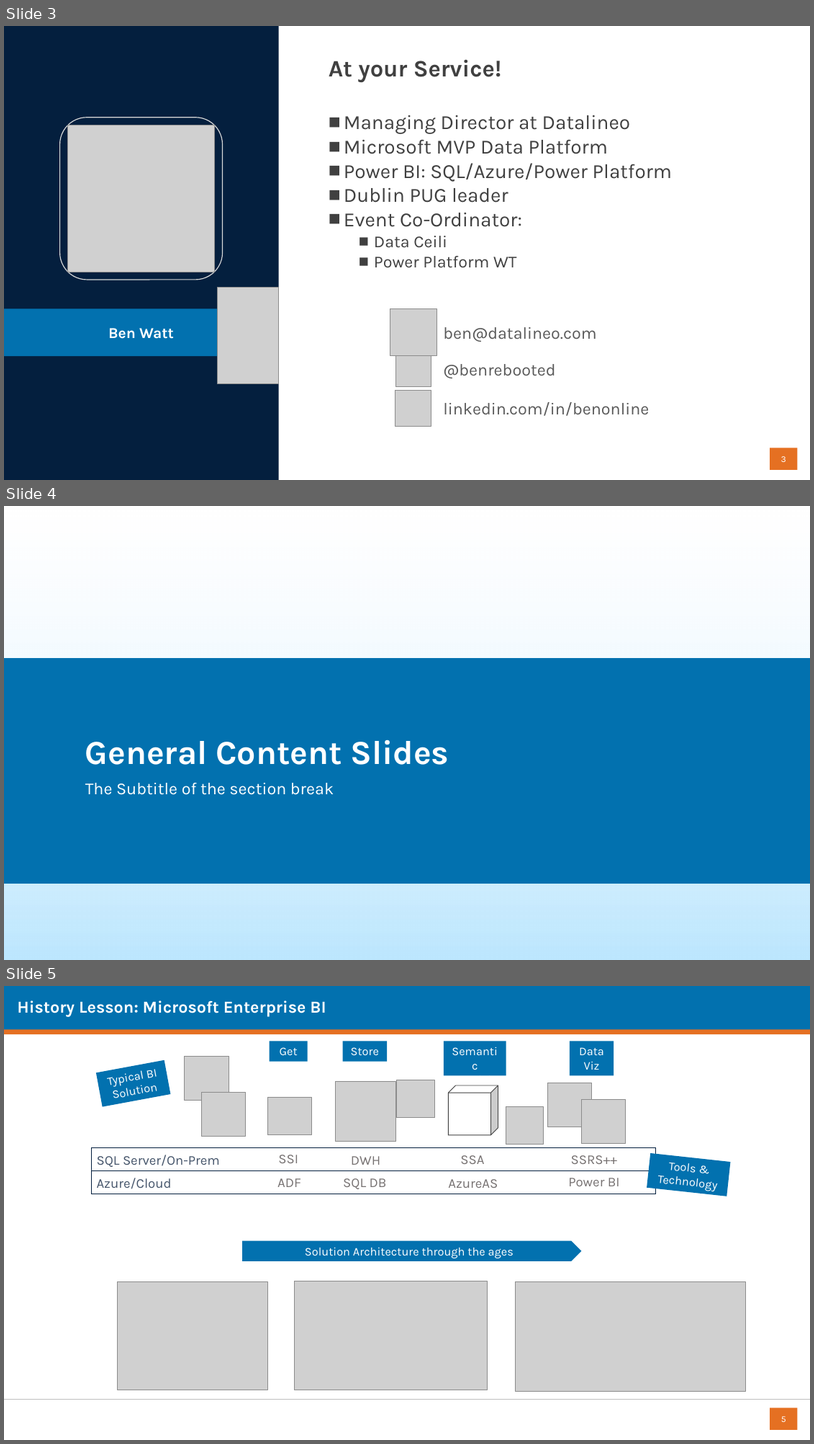
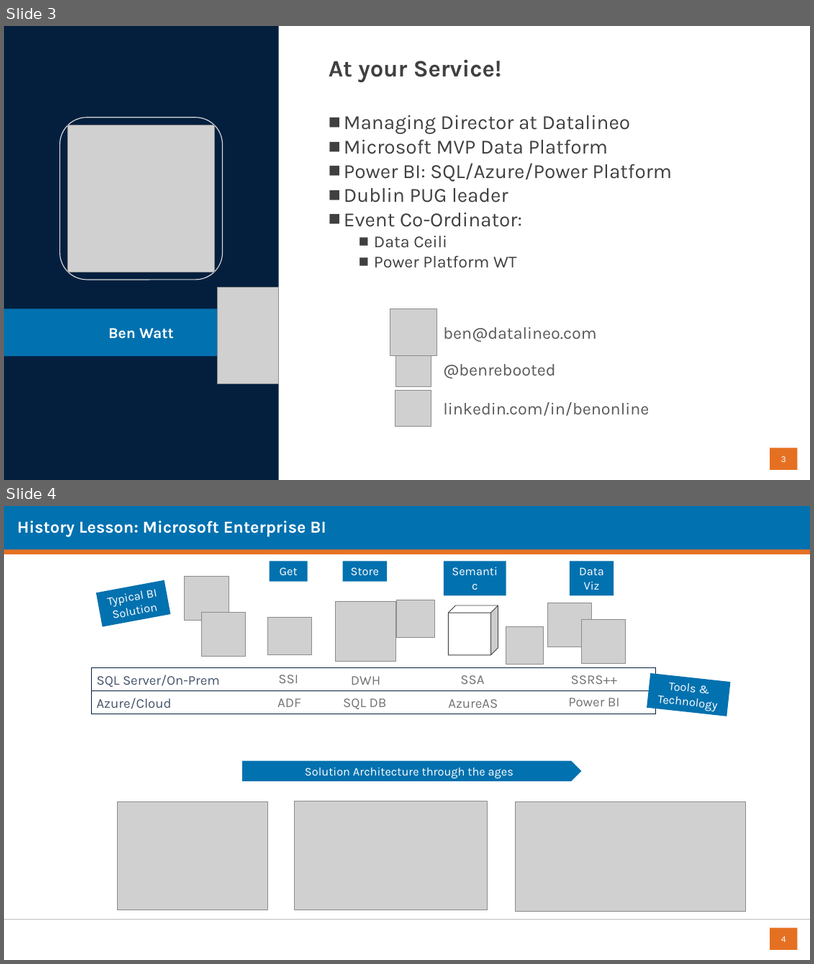
Before and after one commit to datalineo/sessions, a slide deck: Evolve Power BI Architecture/Evolving your Power BI Architecture using Dataflows and Shared Datasets.pptx. Shown one above the other, each under a label of ours: slides 3, 4 and 5 before the commit, slides 3 and 4 after it. The pictures are 814x1444 and 814x964 pixels, drawn with LibreOffice and Linux fonts; fonts in the diff are those of the drawing; grey boxes stand for pictures; background and template pictures are left out. Boxes give left, top, right and bottom in pixels: in the first picture for what was removed or moved away, otherwise in the second. Text is boxed around its words. In the diff, an @@ line names an element or a change of style, - is before the commit and + after.

```diff
--- a/Evolve Power BI Architecture/Evolving your Power BI Architecture using Dataflows and Shared Datasets.pptx
+++ b/Evolve Power BI Architecture/Evolving your Power BI Architecture using Dataflows and Shared Datasets.pptx
@@ slide 4 removed at (4,506,810,960), background #FFFFFF @@
@@ rectangle removed at (4,506,810,960) @@
@@ rectangle removed at (4,658,810,883) @@
@@ title removed at (85,739,449,764) @@
-General Content Slides
@@ text removed at (85,782,334,795) @@
-The Subtitle of the section break
@@ what was slide 5 is now slide 4 @@
@@ page number at (782,936,787,942): text changed @@
-5
+4
```
Also in this commit, not shown: 4 slides changed, 1 other file.
